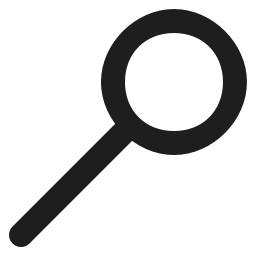
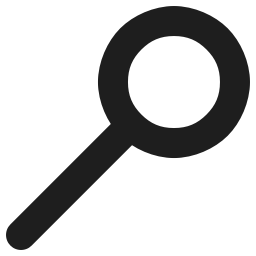
The second 256x256 image is a revision of the first. Changes to its layers:
pixels changed over <box>6,6,250,250</box> (layer not identified)
